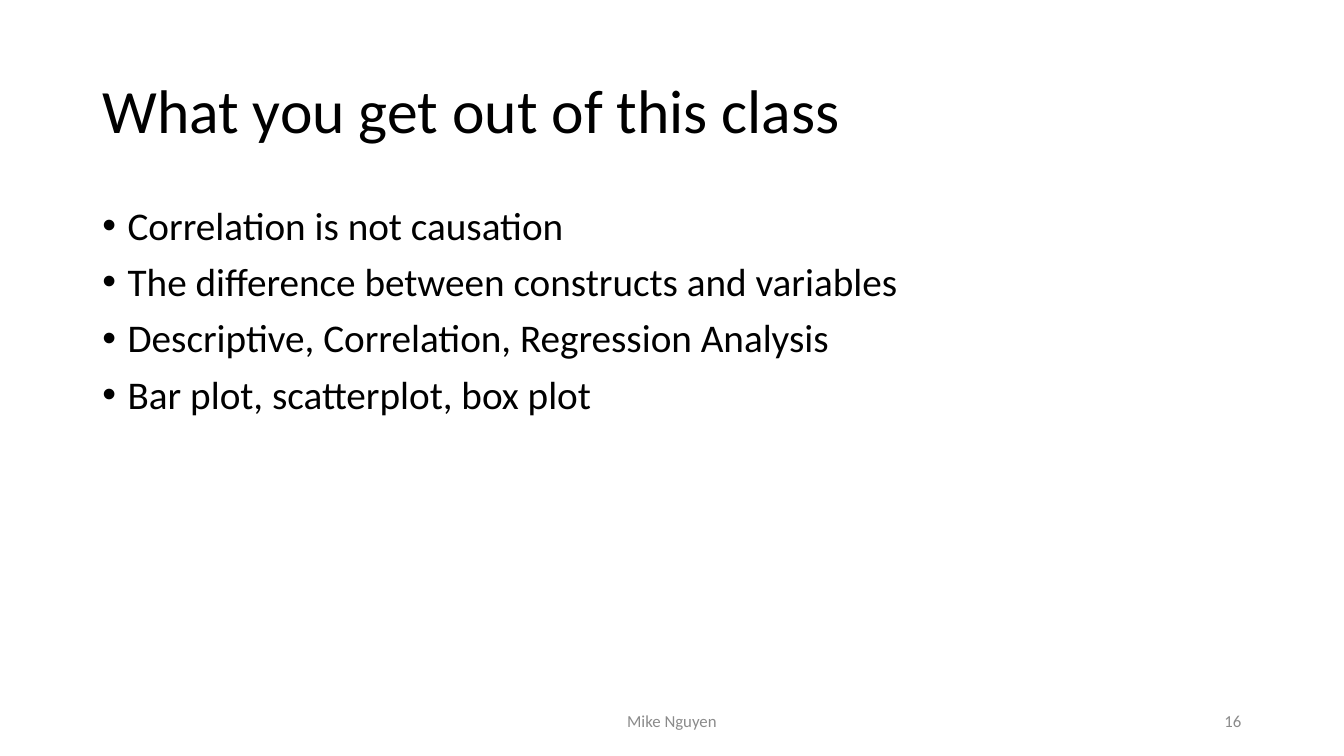
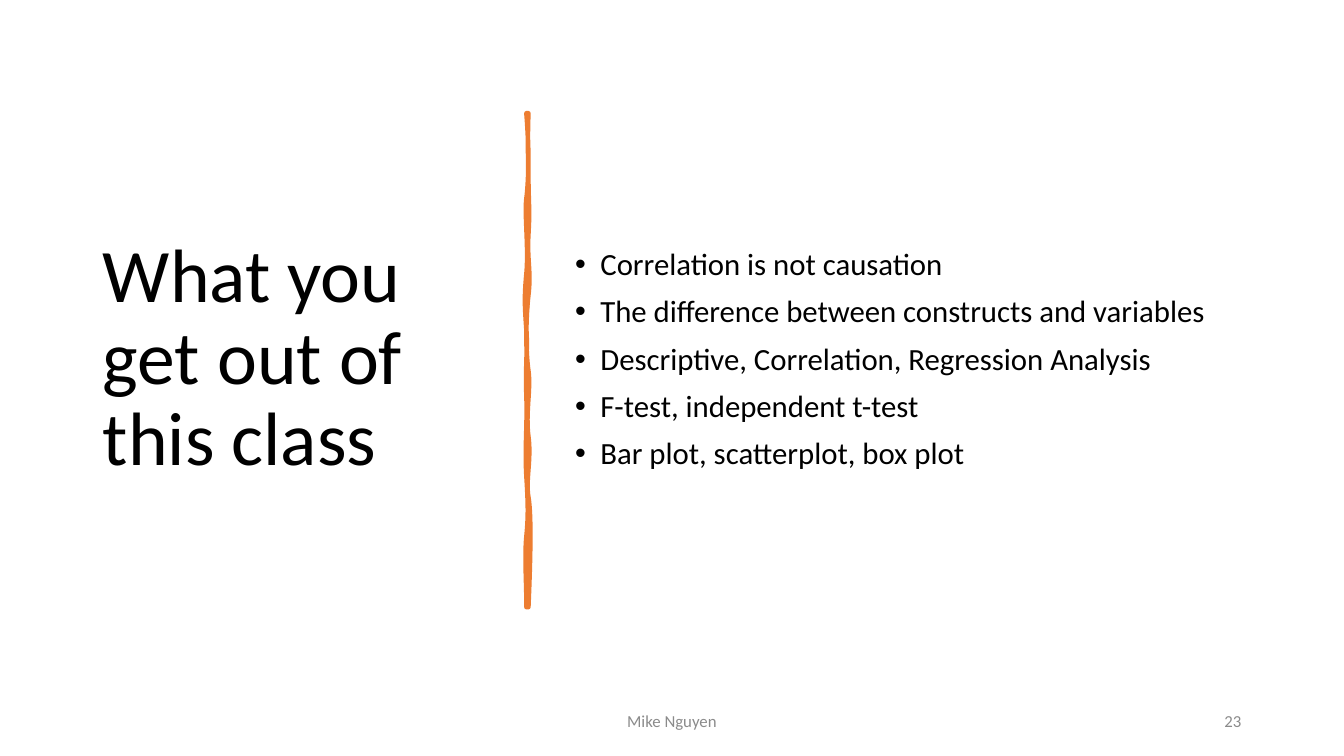
Before and after one commit to mikenguyen13/mar4050, a slide deck: slide 23 of lectures/14/2_Review.pptx (slide 16 before the commit). Drawn at 1344x756 pixels with LibreOffice and Linux fonts; fonts in the diff are those of the drawing. Boxes give left, top, right and bottom in pixels: in the first picture for what was removed or moved away, otherwise in the second. Text is boxed around its words. In the diff, an @@ line names an element or a change of style, - is before the commit and + after.

```diff
--- a/lectures/14/2_Review.pptx
+++ b/lectures/14/2_Review.pptx
@@ title "What you get out of ...": place and size @@
-title "What you get out of ..." at [102, 90, 840, 144]
+title "What you get out of ..." at [103, 249, 402, 466]
@@ title "What you get out of ..." at [103, 249, 402, 466]: size 44 to 54 pt @@
@@ text "Correlation is not causation": place and size @@
-text "Correlation is not causation" at [128, 212, 898, 416]
+text "Correlation is not causation" at [600, 253, 1204, 469]
@@ text "Correlation is not causation" at [600, 253, 1204, 469]: vertical alignment top to middle @@
@@ freeform shape added at [526, 113, 528, 607], fill #ED7D31, outline #ED7D31 3.25 pt @@
@@ text at [600, 253, 1204, 469]: size 28 to 22 pt in "Correlation is not causation", "The difference between constructs and variables", "Descriptive, Correlation, Regression Analysis", "Bar plot, scatterplot, box plot" @@
@@ text at [600, 395, 918, 422]: paragraph added @@
+• F-test, independent t-test
@@ page number at [1224, 716, 1241, 727]: text changed @@
-16
+23
```
Also in this commit, not shown: 3 other slides changed, 7 slides added, 7 other files.
